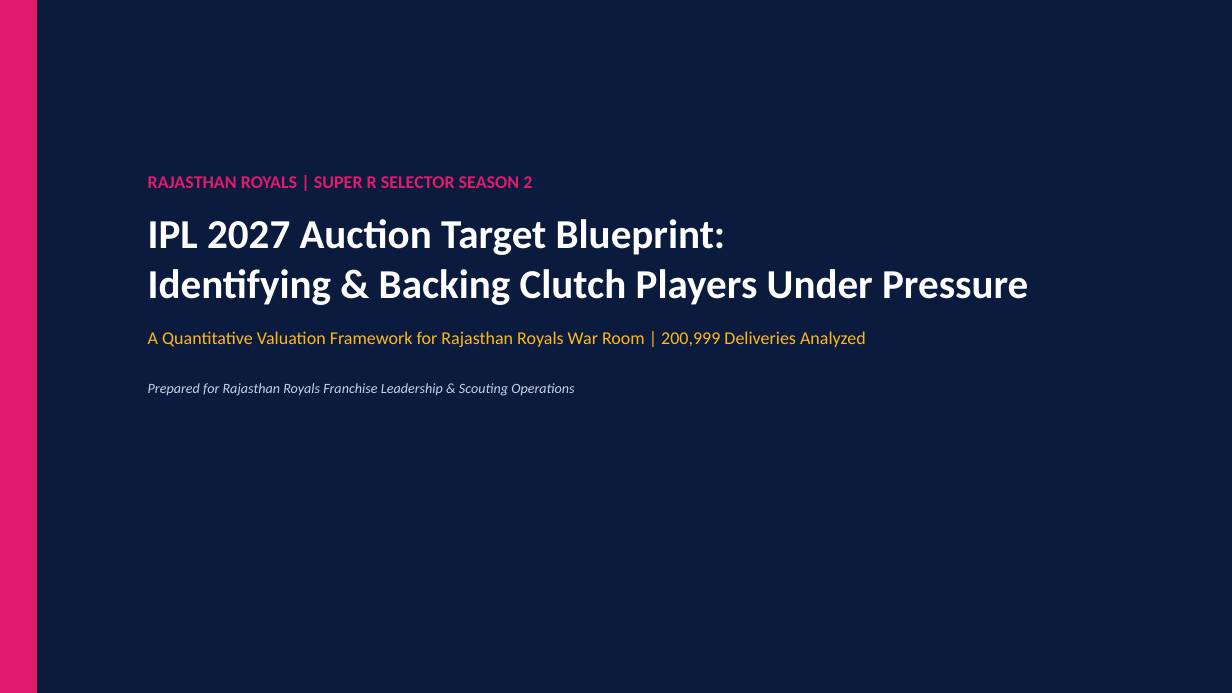
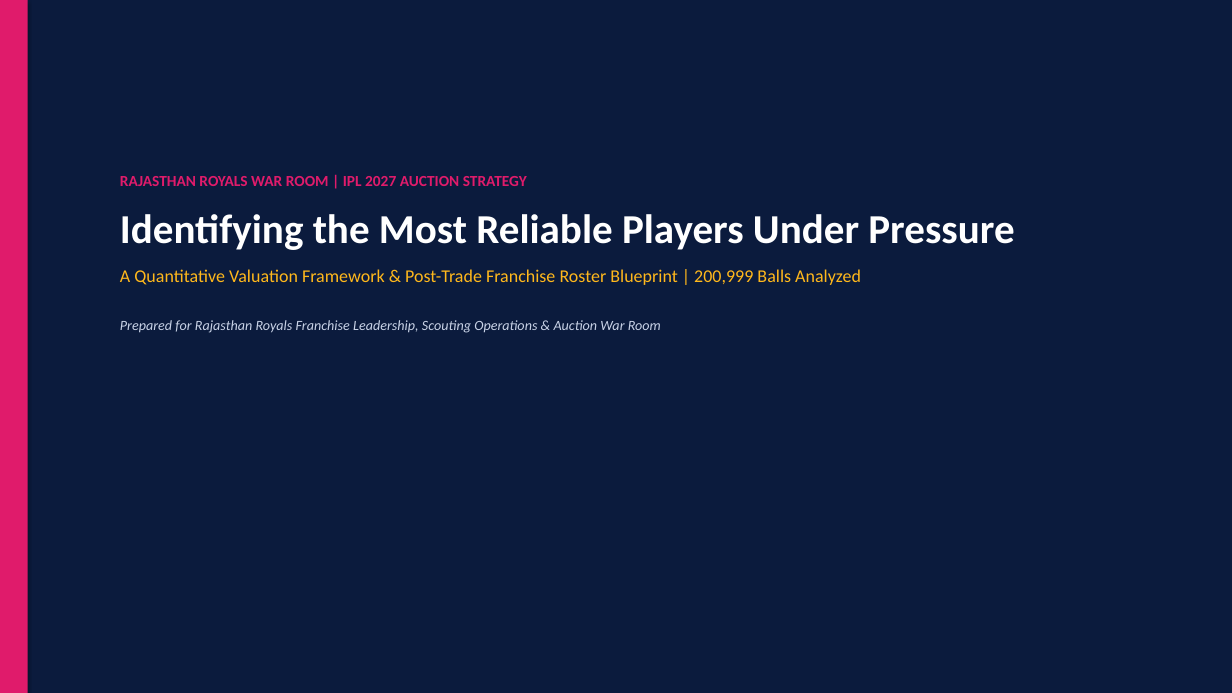
Before and after one commit to MohamedNavith/Rajasthan-Royals-Hackathon, a slide deck: slide 1 of outputs/rr_auction_presentation.pptx. Drawn at 1232x693 pixels with LibreOffice and Linux fonts; fonts in the diff are those of the drawing. Boxes give left, top, right and bottom in pixels: in the first picture for what was removed or moved away, otherwise in the second. Text is boxed around its words. In the diff, an @@ line names an element or a change of style, - is before the commit and + after.

Commit message:
Integrate 2026 IPL franchise squads, verified trade deals (Sam Curran to LSG for Shami and M Siddharth), updated RR post-trade roster, probable XI vs 2027 champion XI, report and presentation

```diff
--- a/outputs/rr_auction_presentation.pptx
+++ b/outputs/rr_auction_presentation.pptx
@@ rectangle: place and size @@
-rectangle at [0,0,37,693]
+rectangle at [0,0,28,693]
@@ text at [120,176,1014,333]: text changed @@
-RAJASTHAN ROYALS | SUPER R SELECTOR SEASON 2
-IPL 2027 Auction Target Blueprint:
-Identifying & Backing Clutch Players Under Pressure
-A Quantitative Valuation Framework for Rajasthan Royals War Room | 200,999 Deliveries Analyzed
-Prepared for Rajasthan Royals Franchise Leadership & Scouting Operations
+RAJASTHAN ROYALS WAR ROOM | IPL 2027 AUCTION STRATEGY
+Identifying the Most Reliable Players Under Pressure
+A Quantitative Valuation Framework & Post-Trade Franchise Roster Blueprint | 200,999 Balls Analyzed
+Prepared for Rajasthan Royals Franchise Leadership, Scouting Operations & Auction War Room
```
Also in this commit, not shown: 7 other slides changed, 2 slides added, 1 slide removed, 7 other files.
